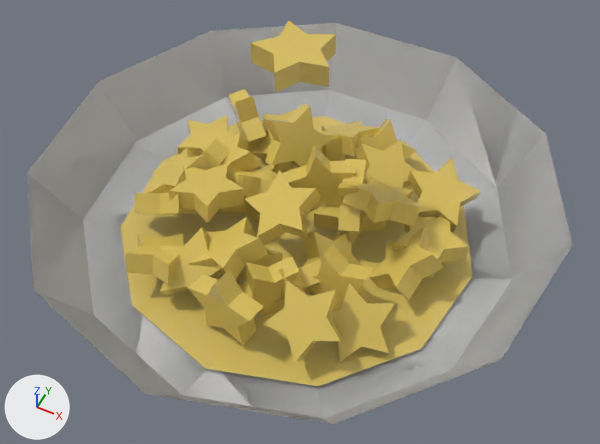
Before and after pictures for a commit that changed the Blender file Assets/Scenes/main assets/stjelly1.blend.
Both versions are drawn from a 50 mm camera at (0.0905, -0.1782, 0.206) aimed at (0.0079, -0.0132, -0.0004). Arrows for +X, +Y and +Z are at lower left; the lights stay in place.

The scene before the commit, as lines of its bpy script (objects in view):
```python
ob_boba_003 = bpy.data.objects.new('Boba.003', me_circle_001)
ob_boba_003.location = (-0.0288, -0.013, -0.0066)
ob_boba_003.rotation_euler = (-0.147, -0.0286, -0.0561)  # degrees (-8.4, -1.6, -3.2)
ob_boba_003.scale = (0.0134, 0.0134, 0.0224)
ob_boba_009 = bpy.data.objects.new('Boba.009', me_circle_001)
ob_boba_009.location = (0.0243, -0.0398, -0.0121)
ob_boba_009.rotation_euler = (0.503, -0.408, 0.706)  # degrees (29, -23, 40)
ob_boba_009.scale = (0.0134, 0.0134, 0.0224)
ob_boba_016 = bpy.data.objects.new('Boba.016', me_circle_001)
ob_boba_016.location = (0.0433, 0.0269, -0.0101)
ob_boba_016.rotation_euler = (0.384, 0.139, 0.192)  # degrees (22, 8, 11)
ob_boba_016.scale = (0.0134, 0.0134, 0.0224)
ob_boba_022 = bpy.data.objects.new('Boba.022', me_circle_001)
ob_boba_022.location = (-0.0006, -0.0071, -0.0064)
ob_boba_022.rotation_euler = (-0.384, 0.062, -3.344)  # degrees (-22, 3.6, -192)
ob_boba_022.scale = (0.0134, 0.0134, 0.0224)
ob_boba_024 = bpy.data.objects.new('Boba.024', me_circle_001)
ob_boba_024.location = (0.0385, -0.0332, -0.0139)
ob_boba_024.rotation_euler = (2.676, -0.54, -3.65)  # degrees (153, -31, -209)
ob_boba_024.scale = (0.0134, 0.0134, 0.0224)
ob_boba_027 = bpy.data.objects.new('Boba.027', me_circle_001)
ob_boba_027.location = (-0.0409, 0.0316, -0.0121)
ob_boba_027.rotation_euler = (1.273, 1.101, -4.171)  # degrees (73, 63, -239)
ob_boba_027.scale = (0.0134, 0.0134, 0.0224)
ob_boba_035 = bpy.data.objects.new('Boba.035', me_circle_001)
ob_boba_035.location = (-0.0001, -0.0443, -0.0103)
ob_boba_035.rotation_euler = (1.393, -1.369, 0.0)  # degrees (80, -78, 0)
ob_boba_035.scale = (0.0134, 0.0134, 0.0224)
ob_starbase = bpy.data.objects.new('StarBase', me_circle_001)
ob_starbase.location = (0.0, 0.0, 0.0519)
ob_starbase.rotation_euler = (0.0, 0.0, 0.628)  # degrees (0, 0, 36)
ob_starbase.scale = (0.0134, 0.0134, 0.0224)
ob_toppingsoup = bpy.data.objects.new('ToppingSoup', me_cylinder_002)
ob_toppingsoup.location = (0.0, 0.0, -0.0068)
ob_toppingsoup.scale = (-0.0355, -0.0355, -0.0355)
# also in view: 'ToppingBowl' at (0.0, -0.0019, -0.0155); 'Boba.025' at (0.0115, -0.0264, -0.0186); 'Boba.026' at (-0.0344, 0.0106, -0.0119); 'Boba.017' at (0.004, 0.0096, -0.0027); 'Boba.033' at (-0.0443, -0.0075, -0.0075)
```
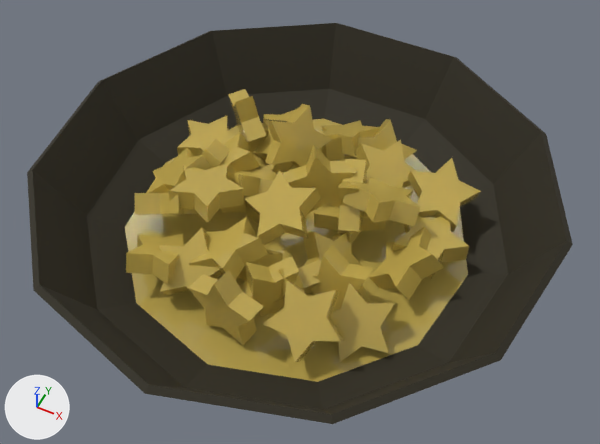
Commit message: fixed topping bowls + added cup toppings

Changed parts and their boxes [x1, y1, x2, y2] in the pictures (600 x 444 px):
```json
{"object": "ToppingBowl", "change": "recoloured, modifiers changed", "before": [27, 23, 573, 424], "after": [27, 23, 573, 424]}
{"object": "ToppingSoup", "change": "surface changed", "before": [120, 116, 473, 386], "after": [120, 116, 473, 386]}
{"object": "StarBase", "change": "deleted", "before": [251, 21, 336, 92]}
{"object": "Boba.009", "change": "surface changed", "before": [263, 280, 344, 362], "after": [263, 280, 344, 362]}
{"object": "Boba.022", "change": "surface changed", "before": [245, 170, 321, 245], "after": [245, 170, 321, 245]}
{"object": "Boba.035", "change": "surface changed", "before": [188, 270, 264, 345], "after": [188, 270, 264, 345]}
{"object": "Boba.024", "change": "surface changed", "before": [331, 282, 394, 362], "after": [331, 282, 394, 362]}
{"object": "Boba.015", "change": "surface changed", "before": [369, 227, 444, 300], "after": [369, 227, 444, 300]}
{"object": "Boba.016", "change": "surface changed", "before": [408, 158, 481, 232], "after": [408, 158, 481, 232]}
{"object": "Boba.003", "change": "surface changed", "before": [169, 163, 244, 223], "after": [169, 163, 244, 223]}
{"object": "Boba.029", "change": "surface changed", "before": [189, 217, 268, 280], "after": [189, 217, 268, 280]}
{"object": "Boba.002", "change": "surface changed", "before": [264, 104, 333, 168], "after": [264, 104, 333, 168]}
{"object": "Boba.021", "change": "surface changed", "before": [343, 176, 421, 226], "after": [343, 176, 421, 226]}
{"object": "Boba.017", "change": "surface changed", "before": [283, 145, 356, 214], "after": [283, 145, 356, 214]}
{"object": "Boba.013", "change": "surface changed", "before": [239, 256, 299, 316], "after": [239, 256, 299, 316]}
{"object": "Boba.034", "change": "surface changed", "before": [126, 233, 185, 284], "after": [126, 233, 185, 284]}
{"object": "Boba.008", "change": "surface changed", "before": [310, 244, 374, 311], "after": [310, 244, 374, 311]}
{"object": "Boba.005", "change": "surface changed", "before": [159, 228, 222, 295], "after": [159, 228, 222, 295]}
{"object": "Boba.018", "change": "surface changed", "before": [393, 216, 469, 280], "after": [393, 216, 469, 280]}
{"object": "Boba.011", "change": "surface changed", "before": [355, 140, 417, 188], "after": [355, 140, 417, 188]}
{"object": "Boba.027", "change": "surface changed", "before": [228, 89, 267, 153], "after": [228, 89, 267, 153]}
{"object": "Boba", "change": "surface changed", "before": [177, 116, 236, 156], "after": [177, 116, 236, 156]}
{"object": "Boba.033", "change": "surface changed", "before": [146, 148, 212, 193], "after": [146, 148, 212, 193]}
{"object": "Boba.012", "change": "surface changed", "before": [337, 159, 367, 232], "after": [337, 159, 367, 232]}
{"object": "Boba.010", "change": "surface changed", "before": [134, 193, 199, 216], "after": [134, 193, 199, 216]}
{"object": "Boba.020", "change": "surface changed", "before": [303, 232, 362, 266], "after": [303, 232, 362, 266]}
{"object": "Boba.023", "change": "surface changed", "before": [319, 120, 381, 156], "after": [319, 120, 381, 156]}
{"object": "Boba.019", "change": "surface changed", "before": [314, 205, 386, 245], "after": [314, 205, 386, 245]}
{"object": "Boba.026", "change": "surface changed", "before": [219, 132, 260, 173], "after": [219, 132, 260, 173]}
{"object": "Boba.028", "change": "surface changed", "before": [358, 119, 417, 160], "after": [358, 119, 417, 160]}
{"object": "Boba.025", "change": "surface changed", "before": [271, 259, 321, 304], "after": [271, 259, 321, 304]}
{"object": "Boba.004", "change": "surface changed", "before": [228, 172, 273, 197], "after": [228, 172, 273, 197]}
{"object": "Boba.001", "change": "surface changed", "before": [222, 164, 274, 225], "after": [222, 164, 274, 225]}
{"object": "Boba.031", "change": "surface changed", "before": [253, 117, 293, 174], "after": [253, 117, 293, 174]}
{"object": "Boba.030", "change": "surface changed", "before": [201, 139, 230, 168], "after": [201, 139, 230, 168]}
{"object": "Boba.007", "change": "surface changed", "before": [321, 131, 345, 161], "after": [321, 131, 345, 161]}
{"object": "Boba.014", "change": "surface changed", "before": [238, 248, 283, 281], "after": [238, 248, 283, 281]}
{"object": "Boba.006", "change": "surface changed", "before": [262, 109, 297, 139], "after": [262, 109, 297, 139]}
{"object": "Boba.032", "change": "surface changed", "before": [344, 155, 351, 160], "after": [344, 155, 351, 160]}
```

Edits to the scene script, one JSON object a line:
```json
{"op": "set", "path": "mat_starjelly.alpha", "old": "0.829", "new": "0.928"}
{"op": "add", "block": "mat_starjelly", "code": "mat_starjelly.transmission_weight = 0.371"}
{"block": "me_cylinder_001", "where": "me_cylinder_001.from_pydata(...)  # 66 vertices, 67 faces; spans x -2.14..2.14, y -2.08..2.16, z -0.1..0.83"}
{"op": "add", "block": "me_cylinder_001", "code": "me_cylinder_001.materials.append(mat_material_003)  # black #2b2616"}
{"op": "add", "block": "ob_toppingbowl", "code": "_m = ob_toppingbowl.modifiers.new('Solidify', 'SOLIDIFY')"}
{"op": "add", "block": "ob_toppingbowl", "code": "_m.thickness = 0.06"}
{"op": "remove", "block": "ob_starbase", "code": ["ob_starbase = bpy.data.objects.new('StarBase', me_circle_001)", "ob_starbase.location = (0.0, 0.0, 0.0519)", "ob_starbase.rotation_euler = (0.0, 0.0, 0.628)  # degrees (0, 0, 36)", "ob_starbase.scale = (0.0134, 0.0134, 0.0224)"]}
```
